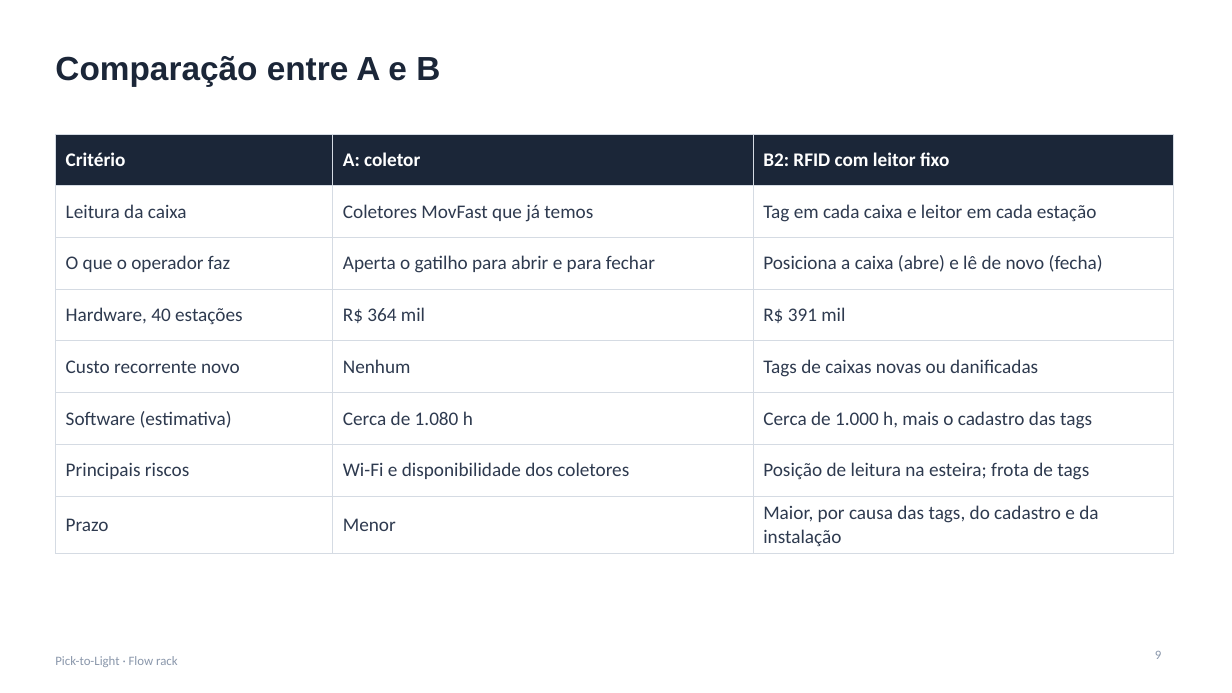
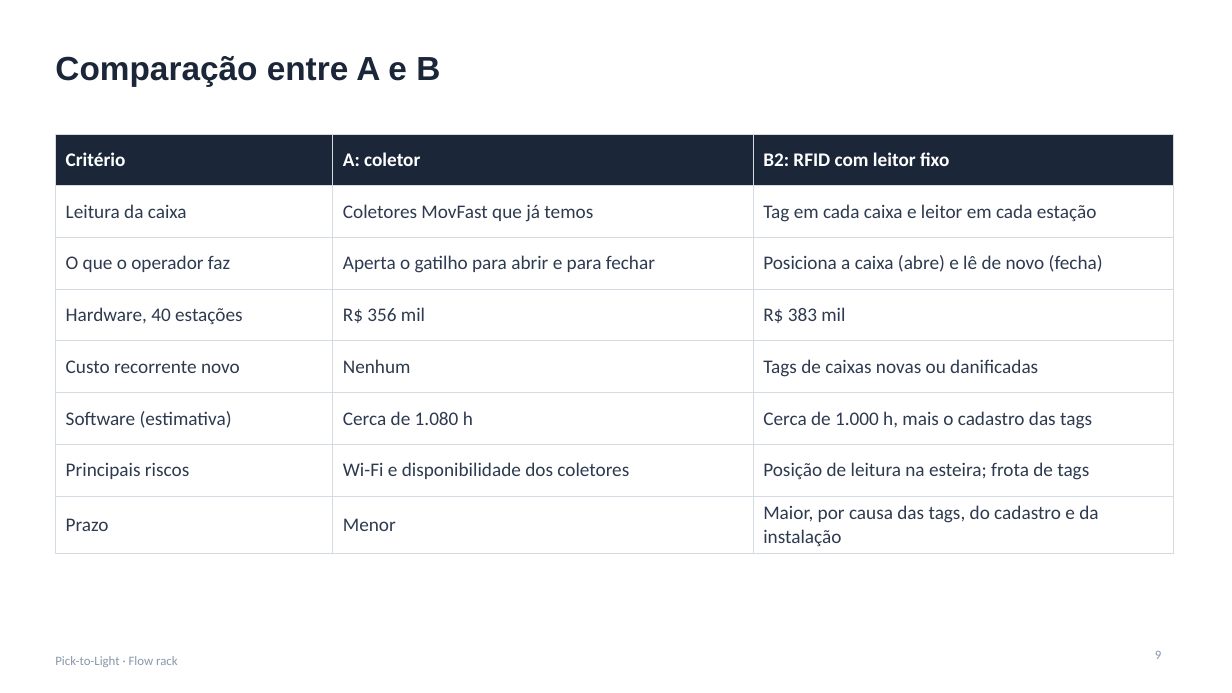
Before and after one commit to jivo88/picking_to_light, a slide deck: slide 9 of projeto/entregaveis/Apresentacao_PTL.pptx. Drawn at 1232x693 pixels with LibreOffice and Linux fonts; fonts in the diff are those of the drawing. Boxes give left, top, right and bottom in pixels: in the first picture for what was removed or moved away, otherwise in the second. Text is boxed around its words. In the diff, an @@ line names an element or a change of style, - is before the commit and + after.

```diff
--- a/projeto/entregaveis/Apresentacao_PTL.pptx
+++ b/projeto/entregaveis/Apresentacao_PTL.pptx
@@ table at bbox=[55, 134, 1174, 551] @@
-row 4, column 2: R$ 364 mil
+row 4, column 2: R$ 356 mil
-row 4, column 3: R$ 391 mil
+row 4, column 3: R$ 383 mil
```
Also in this commit, not shown: 6 other slides changed, 1 slide added, 25 other files.
